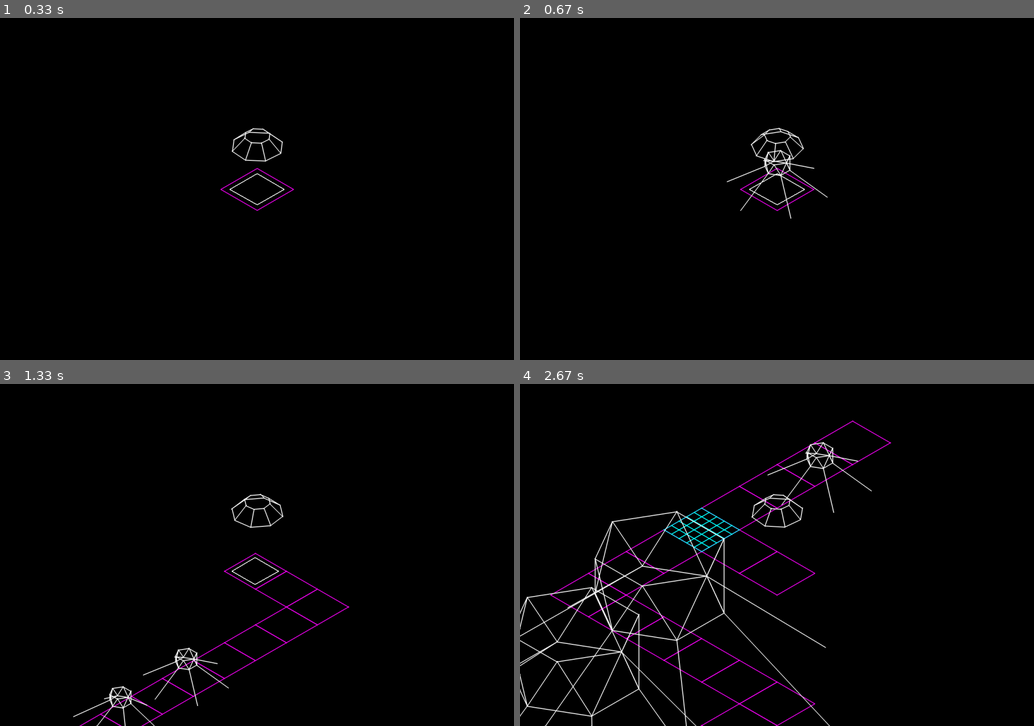
Above: before the commit, frames 1-4 (two rows, left to right).
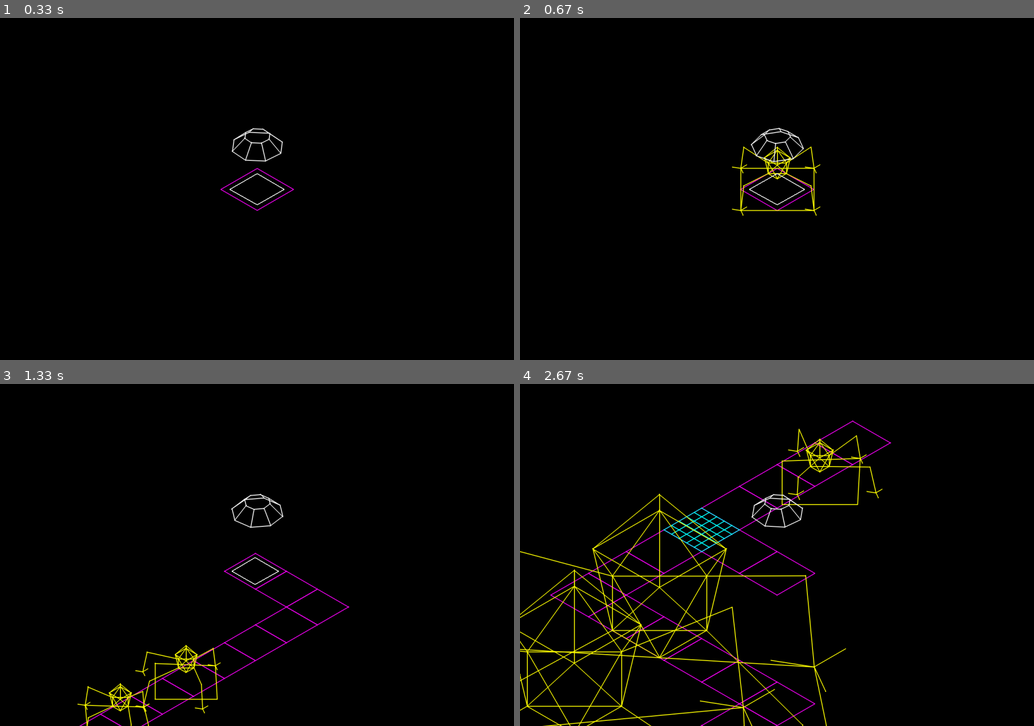
Above: after the commit, the same moments.

Repository: MathewKJ2048/pygame-jam-spring-2025
Game: pygame game, started from src/main.py
Two runs of this game, one before a commit and one after it. Both use one fixed random seed, a clock stepped at 60 frames per second and the inputs below.
Inputs:
- Up to frame 1 (0.33 s): no input
- Up to frame 2 (0.67 s): tap B at 0.33 s
- Up to frame 3 (1.33 s): hold Right 0.67-1.13 s; tap B at 0.82 s; hold Up from 1.17 s (still down)
- Up to frame 4 (2.67 s): release Up at 1.47 s; hold Right 1.5-1.97 s; tap S at 1.65 s; hold Left 2-2.53 s; tap B at 2.15 s; hold Down from 2.57 s (still down)

Frame 1 is identical in both runs. In frame 2, 0.8% of the frame differs, in the area x 40-60%, y 37-59%; in frame 3, 1.2%; in frame 4, 6.4%, in the area x 0-71%, y 13-100%.

Commit message:
bug animations

Diff:
--- a/src/bug.py
+++ b/src/bug.py
@@ -1,5 +1,9 @@
 from conf import *
 from object import *
+
+
+
+
 
 class Bug(PlacedObject):
 	def __init__(self):
@@ -7,22 +11,75 @@
 		self.v = I
 		self.time = 0
 		self.target = None
-		self.leg_positions_relative = [unit_vector3(i*math.pi/3) for i in range(6)]
+		self.color = YELLOW
+		self.compute_geometry()
+
+
+	def compute_geometry(self):
+		self.N = 4
+		self.IDEAL_LEG_POSITIONS_RELATIVE = [unit_vector3(i*2*math.pi/self.N) for i in range(self.N)]
+		self.BASE = [K3/2+t/4 for t in self.IDEAL_LEG_POSITIONS_RELATIVE]
+		offset = [
+			((self.IDEAL_LEG_POSITIONS_RELATIVE[i]+self.IDEAL_LEG_POSITIONS_RELATIVE[(i+1)%self.N])/2)
+			.normalize()*self.IDEAL_LEG_POSITIONS_RELATIVE[i].length() for i in range(self.N)]
+		self.TOP = [3*K3/4+t/4 for t in offset]
+		self.L1 = (self.BASE[0]-self.IDEAL_LEG_POSITIONS_RELATIVE[0]).length()
+		self.L2 = self.L1
+
+		self.leg_positions_relative = self.IDEAL_LEG_POSITIONS_RELATIVE.copy()
+		self.target_leg_positions = self.IDEAL_LEG_POSITIONS_RELATIVE.copy()
+
 	def evolve(self,dt):
 		self.chase_target()
 		self.r = self.r+self.v*dt*self.size()
 		self.time+=dt
 		self.legs_slide_back(dt)
-		self.steps()
+		self.update_target_leg_positions()
+		self.steps(dt)
+	def get_color(self):
+		return self.color
 	def legs_slide_back(self,dt):
 		change = Vector3(*self.v*dt,0)
 		self.leg_positions_relative = [r - change for r in self.leg_positions_relative]
-	def steps(self):
-		ideal_relative_leg_positions = [unit_vector3(i*math.pi/3) for i in range(6)]
-		for i in range(6):
-			diff = ideal_relative_leg_positions[i]-self.leg_positions_relative[i]
-			if diff.length()>GAIT:
-				self.leg_positions_relative[i] = ideal_relative_leg_positions[i]
+		self.target_leg_positions = [r - change for r in self.target_leg_positions]
+
+
+	def get_moving_feet(self):
+		needs_moving = []
+		for i in range(self.N):
+			if (self.leg_positions_relative[i]-self.target_leg_positions[i]).length()>0.001:
+				needs_moving.append(i)
+
+		# two adjacent legs can't move, opposite leg cannot move
+		movement = []
+		for i in needs_moving:
+			nb1 = (i-1+self.N)%self.N
+			nb2 = (i+1)%self.N
+			opp = (i+self.N//2)%self.N
+			L = (self.BASE[i] - self.leg_positions_relative[i]).length()
+			alright = 1.1*L<self.L1+self.L2
+			assert type(alright)==bool
+			log("alright"+str(i),str(alright))
+			if (nb1 not in movement and nb2 not in movement and opp not in movement) or not alright:
+				movement.append(i)
+		return movement
+
+	def steps(self,dt):
+		movement = self.get_moving_feet()
+		for i in range(self.N):
+			if i not in movement:
+				continue
+			self.leg_positions_relative[i] = lerp_approach(
+				self.leg_positions_relative[i],
+				self.target_leg_positions[i],5*self.v.length(),dt)
+
+	def update_target_leg_positions(self):
+		for i in range(self.N):
+			drift = abs(self.IDEAL_LEG_POSITIONS_RELATIVE[i].length()-self.leg_positions_relative[i].length())
+			diff = (self.IDEAL_LEG_POSITIONS_RELATIVE[i] - self.leg_positions_relative[i]).length()
+			if drift>GAIT or diff>0.5:
+				self.target_leg_positions[i] = self.IDEAL_LEG_POSITIONS_RELATIVE[i]
+
 
 	def chase_target(self):
 		if not self.target:
@@ -31,10 +88,22 @@
 		if diff_r.length()==0:
 			return
 		self.v = self.v.length()*diff_r.normalize()
+
+
 	def get_lines(self):
-		base = [K3/2+unit_vector3(i*math.pi/3)/4 for i in range(6)]
-		top = [3*K3/4+unit_vector3(i*math.pi/3 + math.pi/6)/4 for i in range(6)]
-		forward_connections = [(base[i],top[i]) for i in range(6)]
-		backward_connections = [(top[i],base[(i+1)%6]) for i in range(6)]
-		legs = [(base[i],self.leg_positions_relative[i]) for i in range(6)]
-		return make_pair_list(base)+make_pair_list(top)+forward_connections+backward_connections+legs
+		ankles = [t for t in self.leg_positions_relative]
+
+		forward_connections = [(self.BASE[i],self.TOP[i]) for i in range(self.N)]
+		backward_connections = [(self.TOP[i],self.BASE[(i+1)%self.N]) for i in range(self.N)]
+		lower = [(b,K3/4) for b in self.BASE]
+		upper = [(t,K3) for t in self.TOP]
+
+		knees = [solve(self.L1,self.L2,ankles[i],self.BASE[i]) for i in range(self.N)]
+		thighs = [(self.BASE[i],knees[i]) for i in range(self.N)]
+		calves = [(knees[i],ankles[i]) for i in range(self.N)]
+		feet = []
+		for i in range(self.N):
+			t = ankles[i]
+			feet+=[(t,t+unit_vector3(i*2*math.pi/3)/6) for i in range(3)]
+
+		return make_pair_list(self.BASE)+make_pair_list(self.TOP)+forward_connections+backward_connections+upper+lower+thighs+calves+feet+make_pair_list(self.target_leg_positions)
--- a/src/conf.py
+++ b/src/conf.py
@@ -35,7 +35,7 @@
 YMAX = HEIGHT+ERROR_Y
 
 BUILDER_ANGULAR_VELOCITY = 1
-GAIT = 0.5
+GAIT = 0.4
 
 SUBDIVISION = 5
 
@@ -65,6 +65,31 @@
 def lerp_approach(current,target,rate,dt): # returns new target
 	change = rate*dt
 	diff =  (target-current)
-	if abs(diff)<=change:
+	log("diff_type",type(diff))
+	if type(diff) in [float,int]:
+		print(type(diff))
+		diff_mag = abs(diff)
+	else:
+		diff_mag = diff.length()
+	if diff_mag<=change:
 		return target
-	return current + (change*diff/abs(diff))
+	return current + (change*diff/diff_mag)
+
+
+def solve(L1,L2,P,O):
+	P = P-O
+	RAD = Vector3(P.x,P.y,0)
+	AZ = Vector3(0,0,P.z)
+	x0, y0 = RAD.length(), AZ.length()
+
+	Lsq = x0*x0+y0*y0
+	L = math.sqrt(Lsq)
+	L1sq = L1*L1
+	L2sq = L2*L2
+	p = (Lsq+L1sq-L2sq)/(2*L)
+	h = math.sqrt(abs(L1sq-p*p))
+
+	p_cap = P.normalize()
+	h_cap = RAD*y0 - AZ*x0
+	answer = O+p*p_cap+h*h_cap
+	return answer
--- a/src/render.py
+++ b/src/render.py
@@ -95,6 +95,8 @@
 
 
 
+
+
 def render(game):
 	surface = pygame.Surface((WIDTH,HEIGHT))
 	surface.fill(BACKGROUND)
